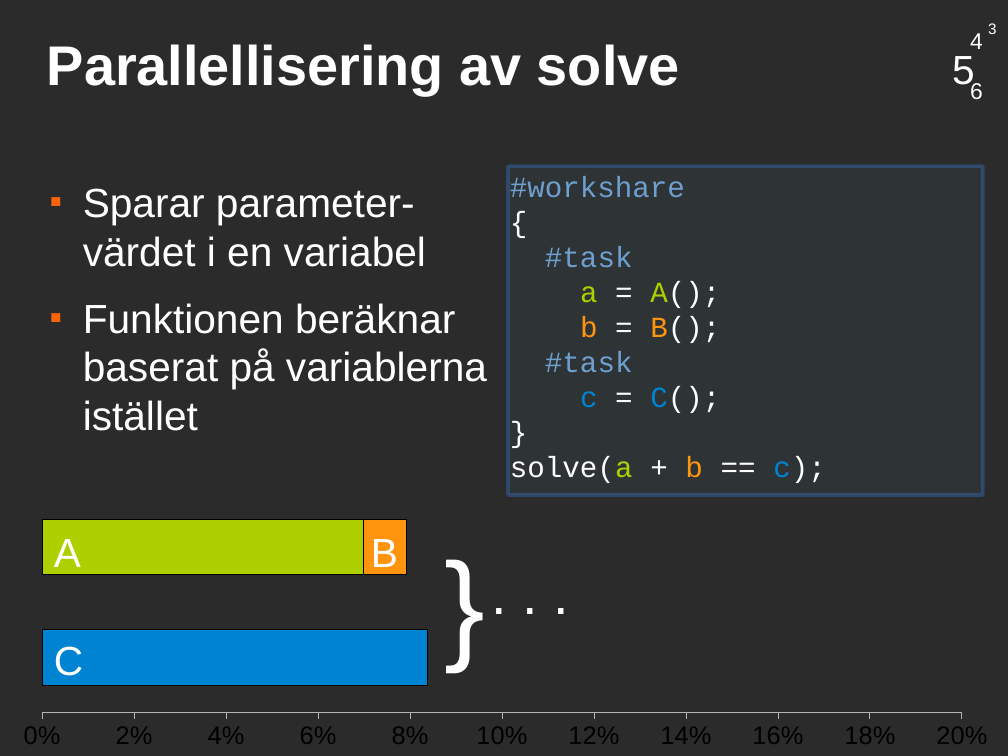
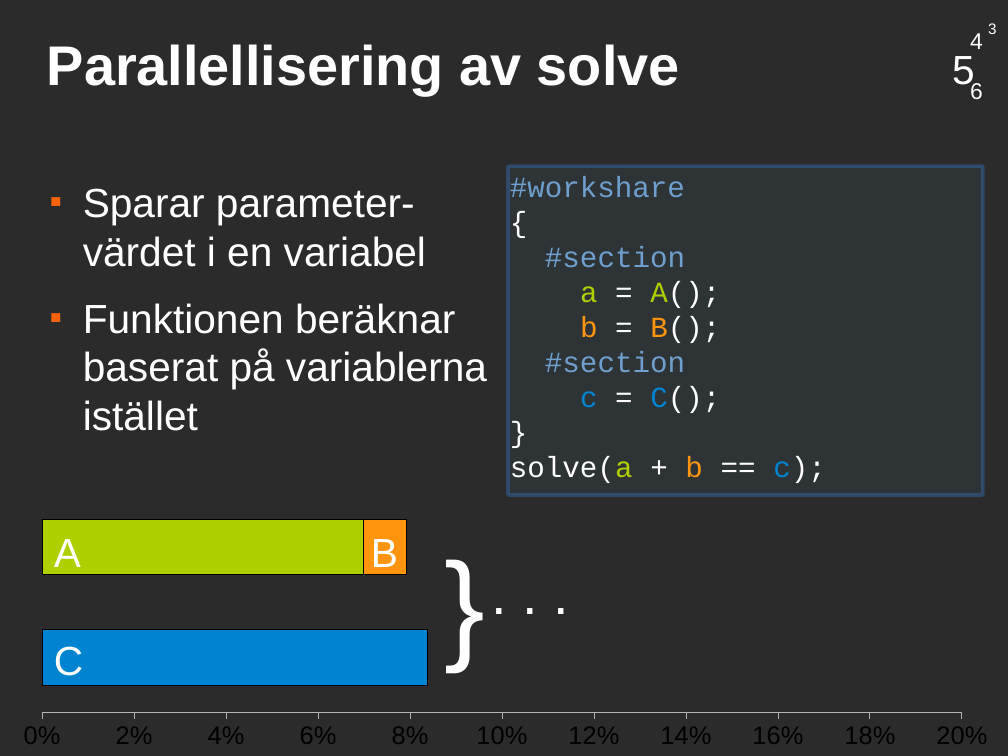
Before and after one commit to saifthe1/openfoam-openmp, a slide deck: slide 15 of presentation/pres.odp. Drawn at 1008x756 pixels with LibreOffice and Linux fonts; fonts in the diff are those of the drawing; background and template pictures are left out; a plain dark background stands for a picture behind light text. Boxes give left, top, right and bottom in pixels: in the first picture for what was removed or moved away, otherwise in the second. Text is boxed around its words. In the diff, an @@ line names an element or a change of style, - is before the commit and + after.

```diff
--- a/presentation/pres.odp
+++ b/presentation/pres.odp
@@ text at (510, 176, 826, 483): text changed; text colour #FFFFFF to #6E9FCF @@
-#workshare
-{
-#task
-a = A();
-b = B();
-#task
-c = C();
-}
-solve(a + b == c);
+#workshare
+{
+#section
+a = A();
+b = B();
+#section
+c = C();
+}
+solve(a + b == c);
```
Also in this commit, not shown: 4 other slides changed, 1 other file.
